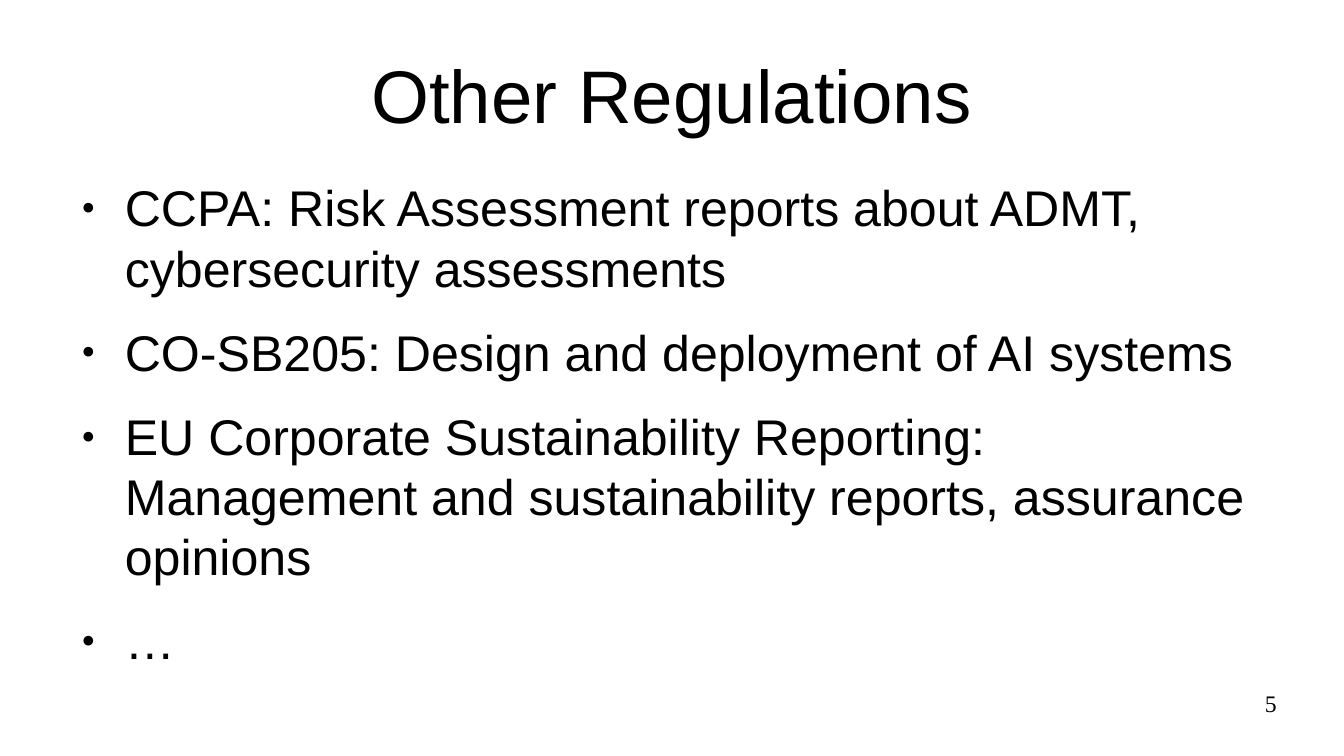
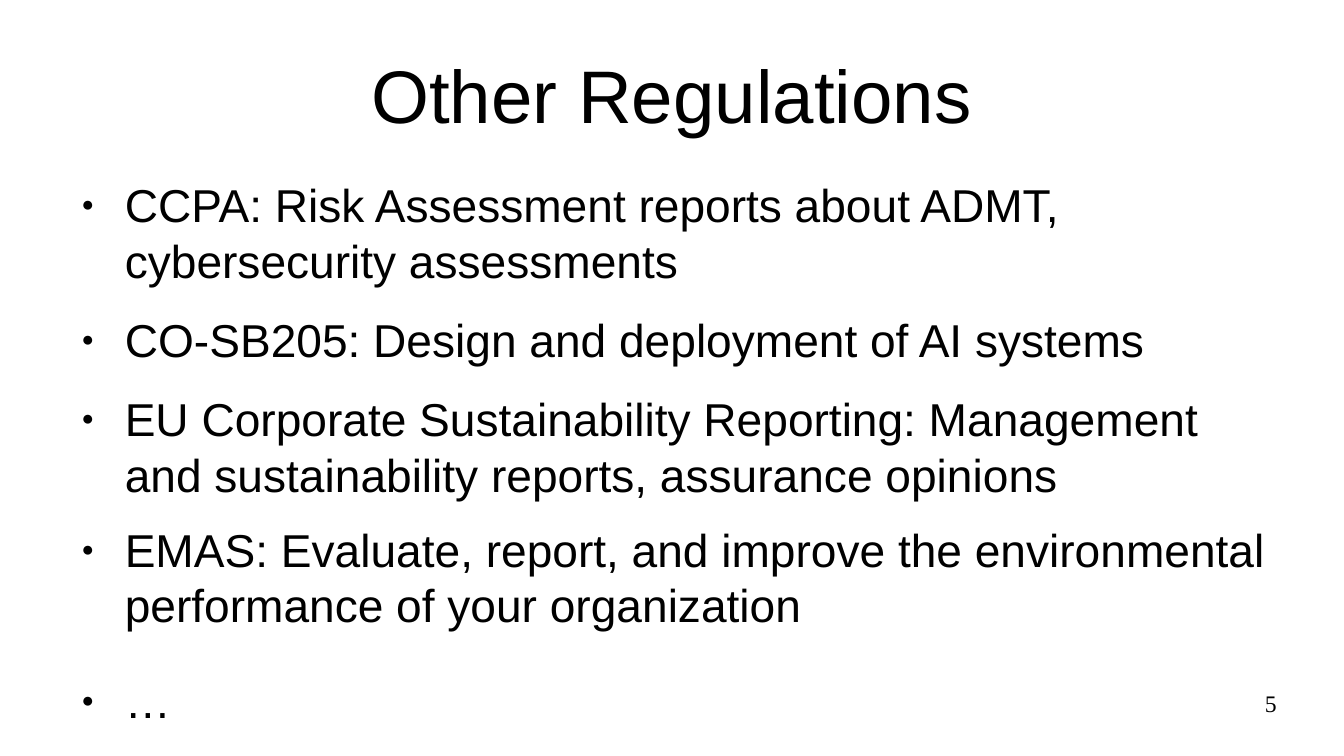
Before and after one commit to dkg/audits.json, a slide deck: slide 5 of ietf-127/hotrfc-audits.json.odp. Drawn at 1344x756 pixels with LibreOffice and Linux fonts; fonts in the diff are those of the drawing. Boxes give left, top, right and bottom in pixels: in the first picture for what was removed or moved away, otherwise in the second. Text is boxed around its words. In the diff, an @@ line names an element or a change of style, - is before the commit and + after.

Commit message:
add EMAS example

```diff
--- a/ietf-127/hotrfc-audits.json.odp
+++ b/ietf-127/hotrfc-audits.json.odp
@@ text at [125, 188, 1198, 500]: size 29.6 to 27.2 pt in "CCPA: Risk Assessment reports about ADMT, cybersecurity ...", "CO-SB205: Design and deployment of AI systems", "EU Corporate Sustainability Reporting: Management and sustai ...", "…" @@
@@ text at [125, 533, 1264, 631]: paragraph added @@
+● EMAS: Evaluate, report, and improve the environmental performance of your organization
```
